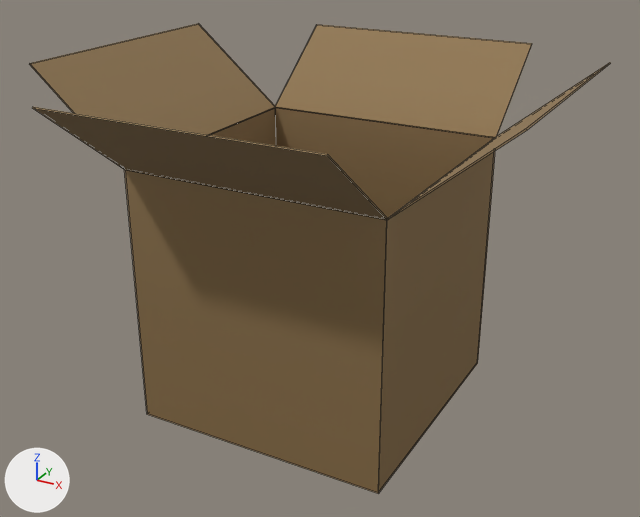
The FBX model Assets/Assets/EXTRACT.fbx: old version first, new version second.
Rendered twice from a camera (50 mm lens) standing at (1.49, -2.72, 1.94) and looking at (0.01, -0.03, 0.59). Lighting does not change. The marker at lower left points along +X, +Y and +Z. Mesh edges are drawn as thin lines. Where no turn or scale is listed for an object, it has been applied to the vertices.
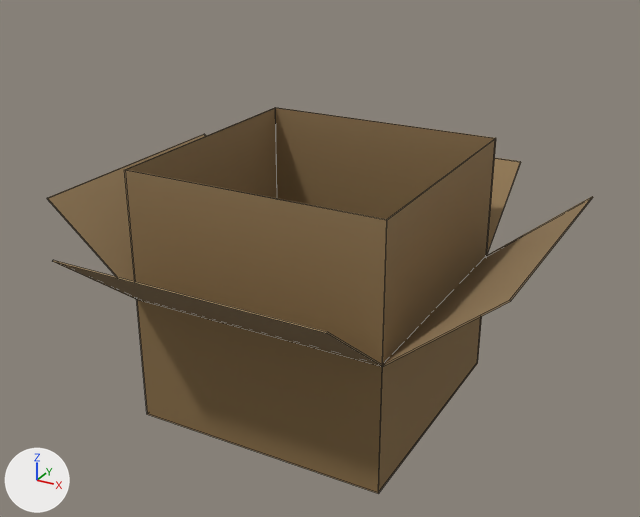
What differs and where, as boxes (x1, y1, x2, y2) in the pictures (640 x 517 px):
'Cube.114', moved: before (29, 23, 276, 135); after (47, 134, 206, 281)
'Cube.117', moved: before (276, 24, 532, 138); after (487, 158, 521, 254)
'Cube.115', moved: before (32, 107, 388, 220); after (53, 260, 383, 366)
'Cube.116', moved: before (387, 62, 611, 220); after (383, 196, 593, 366)

The change, as a diff of the scene's bpy script:
```diff
--- a/Assets/Assets/EXTRACT.fbx.py
+++ b/Assets/Assets/EXTRACT.fbx.py
@@ ob_cube_117 @@
 ob_cube_117 = bpy.data.objects.new('Cube.117', me_cube_147)
-ob_cube_117.location = (0.0, 0.495, 0.994)
+ob_cube_117.location = (0.0, 0.495, 0.499)
@@ ob_cube_115 @@
 ob_cube_115 = bpy.data.objects.new('Cube.115', me_cube_145)
-ob_cube_115.location = (0.0, -0.495, 0.994)
+ob_cube_115.location = (0.0, -0.495, 0.499)
@@ ob_cube_116 @@
 ob_cube_116 = bpy.data.objects.new('Cube.116', me_cube_146)
-ob_cube_116.location = (0.495, 0.0, 0.994)
+ob_cube_116.location = (0.495, 0.0, 0.499)
@@ ob_cube_114 @@
 ob_cube_114 = bpy.data.objects.new('Cube.114', me_cube_144)
-ob_cube_114.location = (-0.495, 0.0, 0.994)
+ob_cube_114.location = (-0.495, 0.0, 0.499)
```
